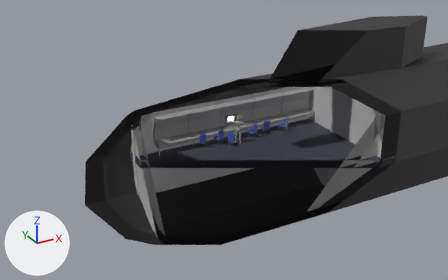
A saved change to the glTF model static/models/Submarine.glb.
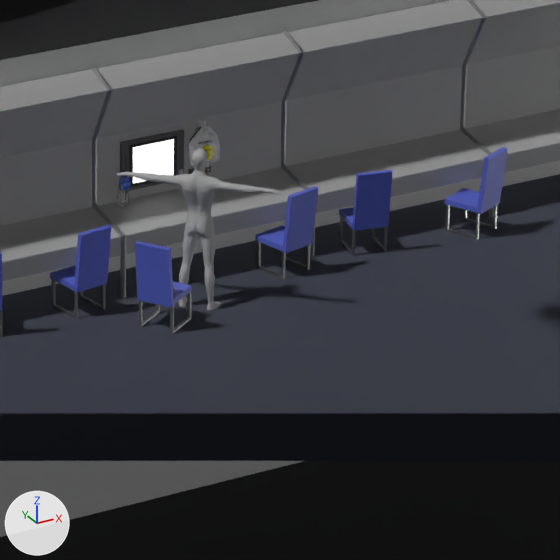
Old and new are each drawn from a camera (50 mm lens) standing at (-15.87, -24.72, 14.22) and looking at (-0.8, 2.68, 0.52) and again close up on the part from 46% to 66% of the width and 33% to 66% of the height. The axes (+X, +Y, +Z) are drawn at lower left. The lights are the same throughout. Everything nearer to the camera than a plane just in front of the edit is cut away. Where no turn or scale is listed for an object, it has been applied to the vertices. Vertices at the same position are counted once.

The first close-up shows 'Back Terminals', 'Back Wall', 'Body', 'Chair 2', 'Chair 3', 'Desk 2', 'Desk 3', 'Desk 4', 'Desk 5', 'Floor', 'Personagem_Pele_0', 'Top Terminals'.
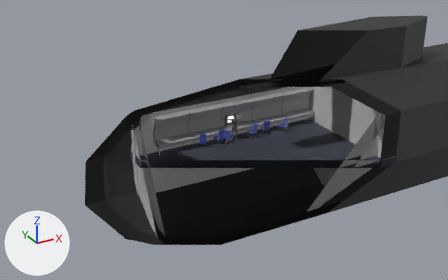
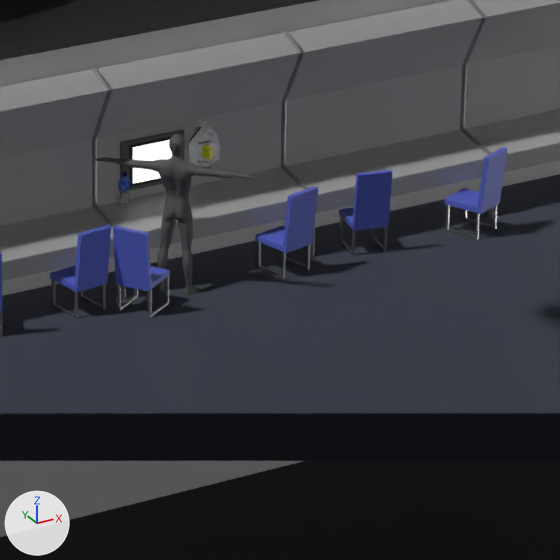
Where the newer file only moved an object's origin or applied its transform, the numbers keep the older frame.

Edits to the bpy script that builds the scene:
```text
Change mat_person:
    mat_person.base_color: (0.553, 0.553, 0.553) -> (0.122, 0.122, 0.122)  # light grey #c4c4c4 -> dark grey #626262
Change me_personagem_pele_0:
    where me_personagem_pele_0.from_pydata(...)  # 1362 vertices, 2720 faces; spans x -0.55..0.54, y -0.58..0.56, z -0.84..0.69
    used by ob_personagem_pele_0; location = (-0.066, 2.397, 1.145)
    me_personagem_pele_0 part 1: the whole mesh is moved by (0.0, 0.4, 0.0)
Change ob_chair_3:
    ob_chair_3.location: (-0.518, 2.204, 0.458) -> (-0.518, 2.602, 0.458)
```

What differs and where, as boxes [x1, y1, x2, y2] in the close-ups (560 x 560 px):
'Personagem_Pele_0', recoloured, mesh moved
    before: [117, 148, 282, 311]
    after: [95, 134, 259, 295]
'Chair 3', moved
    before: [135, 241, 192, 334]
    after: [113, 226, 170, 318]
